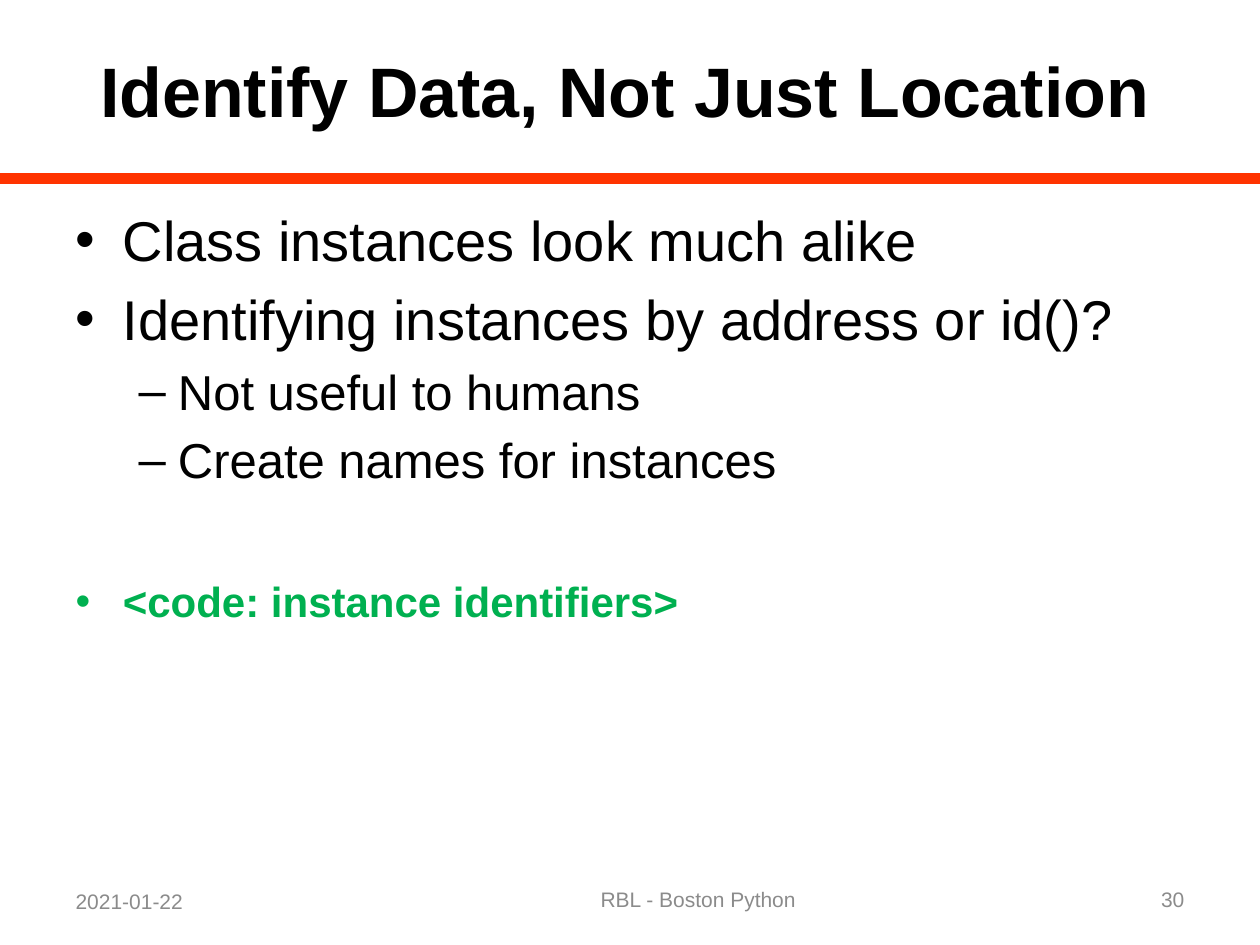
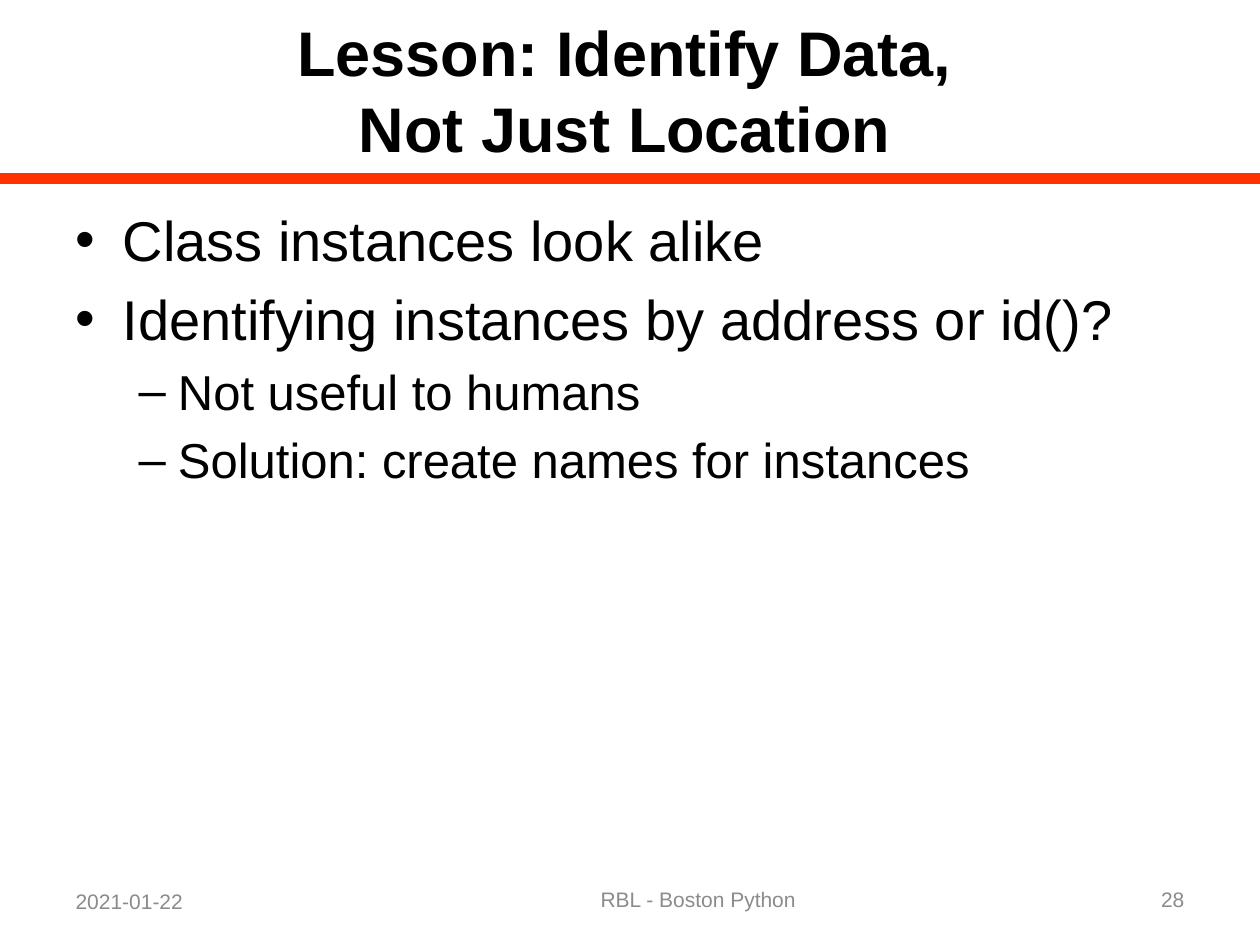
Before and after one commit to rblandau/NewTrace, a slide deck: slide 28 of docs/OfflineDebugging/A Dinosaur and a Python 04.pptx (slide 30 before the commit). Drawn at 1260x945 pixels with LibreOffice and Linux fonts; fonts in the diff are those of the drawing. Boxes give left, top, right and bottom in pixels: in the first picture for what was removed or moved away, otherwise in the second. Text is boxed around its words. In the diff, an @@ line names an element or a change of style, - is before the commit and + after.

```diff
--- a/docs/OfflineDebugging/A Dinosaur and a Python 04.pptx
+++ b/docs/OfflineDebugging/A Dinosaur and a Python 04.pptx
@@ title at box(297, 30, 951, 153): text changed; size 40 to 36 pt @@
-Identify Data, Not Just Location
+Lesson: Identify Data,
+Not Just Location
@@ text at box(123, 220, 764, 262): text changed @@
-• Class instances look much alike
+• Class instances look alike
@@ text at box(178, 442, 970, 479): text changed; size 24 to 28 pt; text colour #00B050 to #000000; bold off @@
-  – Create names for instances
-• <code: instance identifiers>
+  – Solution: create names for instances
@@ page number at box(1161, 892, 1184, 907): text changed @@
-30
+28
```
Also in this commit, not shown: 24 other slides changed, 1 slide removed, 5 other files.
